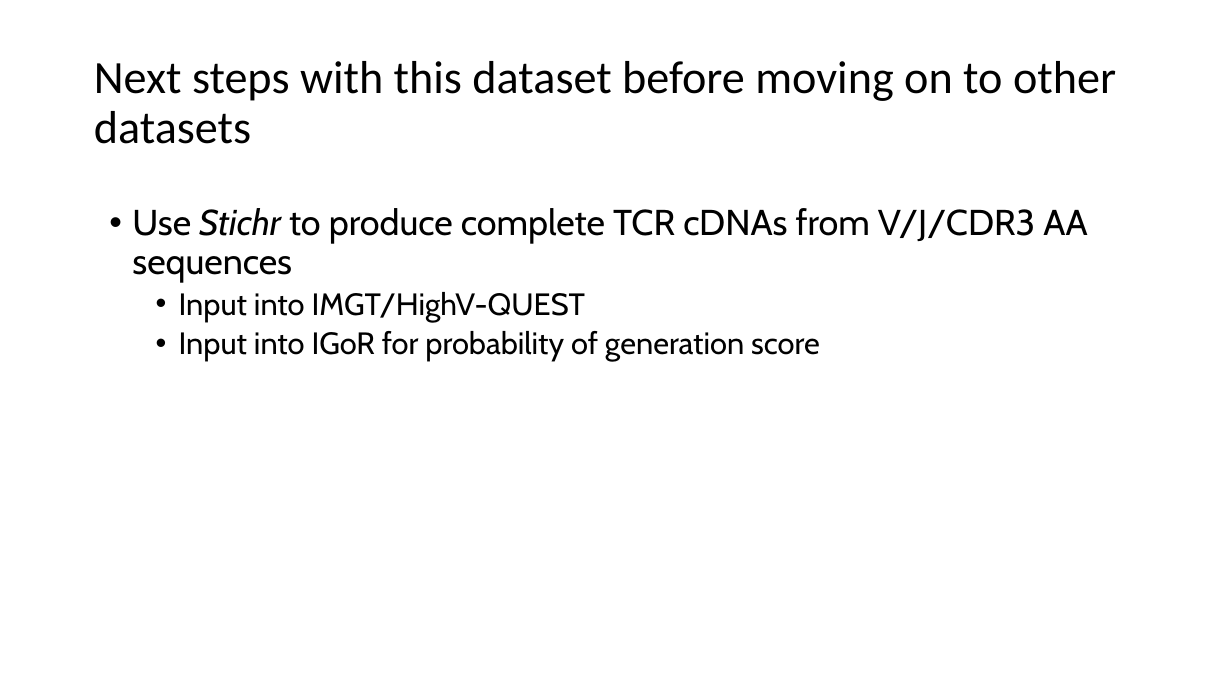
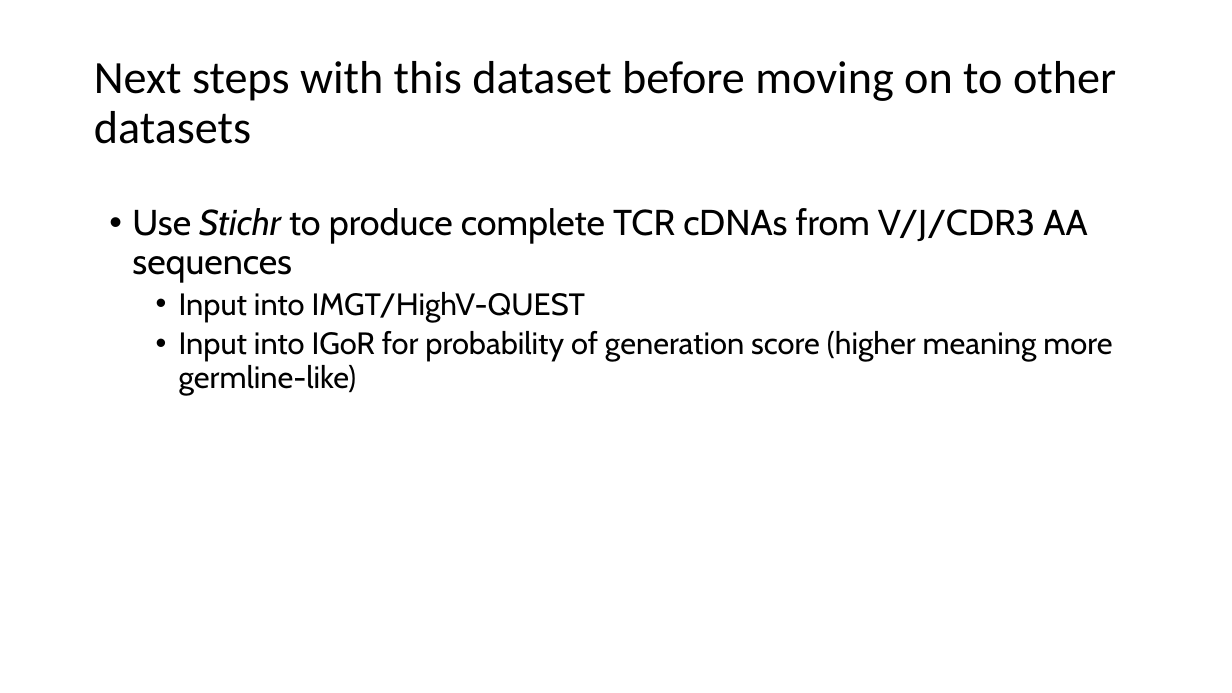
Before and after one commit to tybottorff/bottorffdocs, a slide deck: slide 12 of linsley_postdoc/presentations/weekly_meetings/10_12_23.pptx. Drawn at 1232x693 pixels with LibreOffice and Linux fonts; fonts in the diff are those of the drawing. Boxes give left, top, right and bottom in pixels: in the first picture for what was removed or moved away, otherwise in the second. Text is boxed around its words. In the diff, an @@ line names an element or a change of style, - is before the commit and + after.

```diff
--- a/linsley_postdoc/presentations/weekly_meetings/10_12_23.pptx
+++ b/linsley_postdoc/presentations/weekly_meetings/10_12_23.pptx
@@ text at (179,331,1112,394): text changed @@
-  • Input into IGoR for probability of generation score
+  • Input into IGoR for probability of generation score (higher meaning more germline-like)
```
Also in this commit, not shown: 1 other slide changed.
